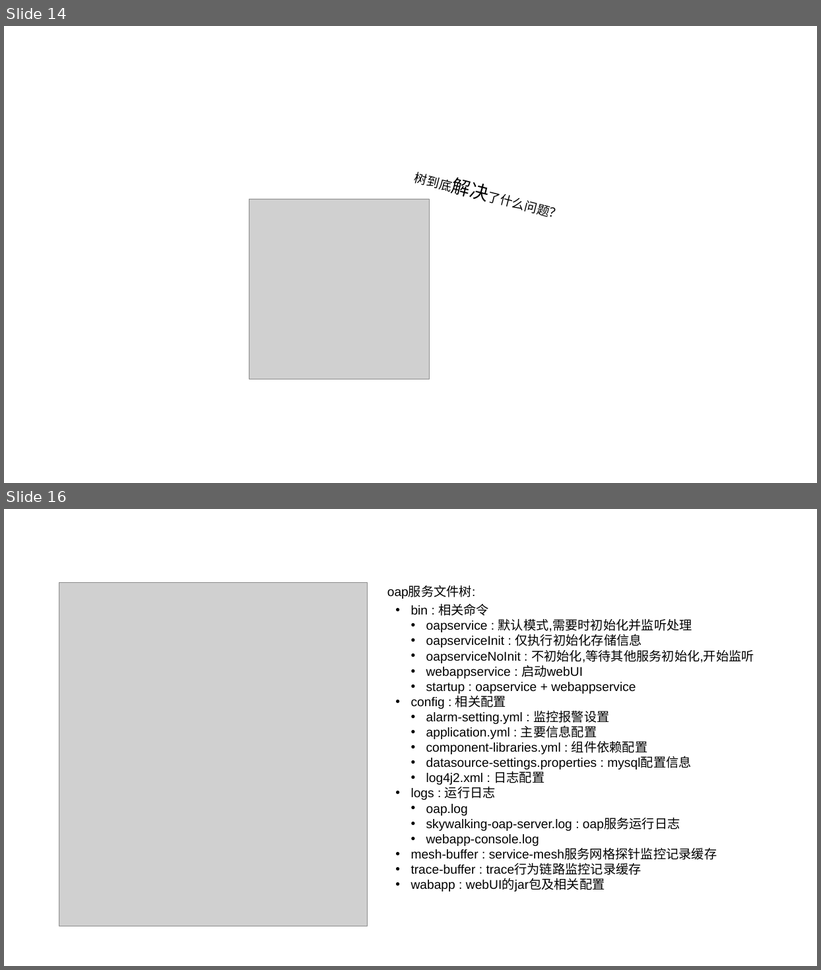
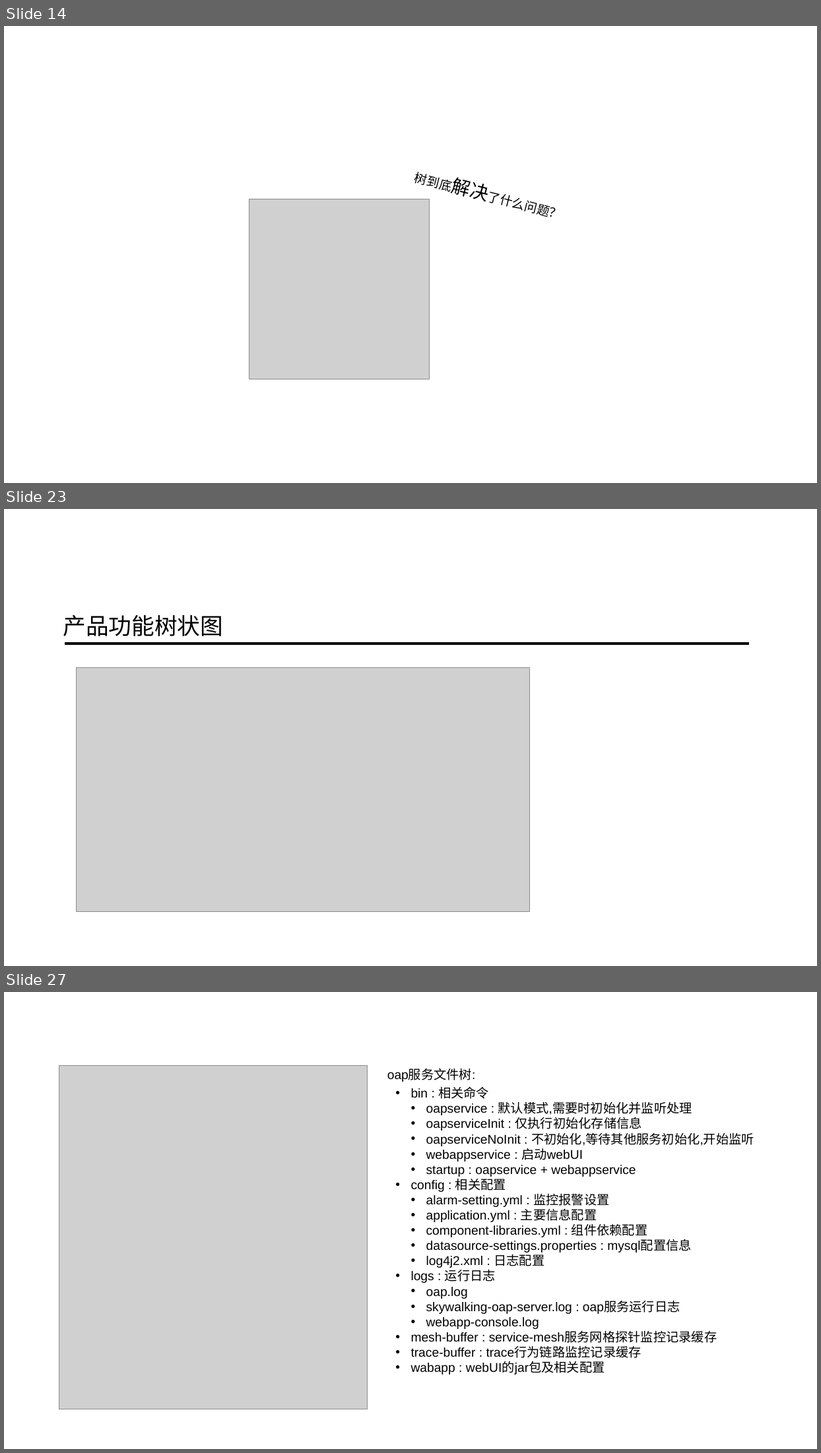
Before and after one commit to ainilili/data-structure-trees-demo, a slide deck: 数据结构之树.pptx. Shown one above the other, each under a label of ours: slides 14 and 16 before the commit, slides 14, 23 and 27 after it; the slides between them are not shown. The pictures are 821x970 and 821x1453 pixels, drawn with LibreOffice and Linux fonts; fonts in the diff are those of the drawing; grey boxes stand for pictures; background and template pictures are left out. Boxes give left, top, right and bottom in pixels: in the first picture for what was removed or moved away, otherwise in the second. Text is boxed around its words. In the diff, an @@ line names an element or a change of style, - is before the commit and + after.

```diff
--- a/数据结构之树.pptx
+++ b/数据结构之树.pptx
@@ slide 23 added at [4, 509, 817, 966], background picture (left out) @@
@@ text added at [63, 615, 224, 636], 54 pt, text #000000 @@
+产品功能树状图
@@ line added from (65, 644) to (749, 644), #000000 6.5 pt @@
@@ picture added at [76, 667, 529, 912] @@
@@ what was slide 16 is now slide 27 @@
```
Also in this commit, not shown: 2 slides changed, 10 other slides added.
